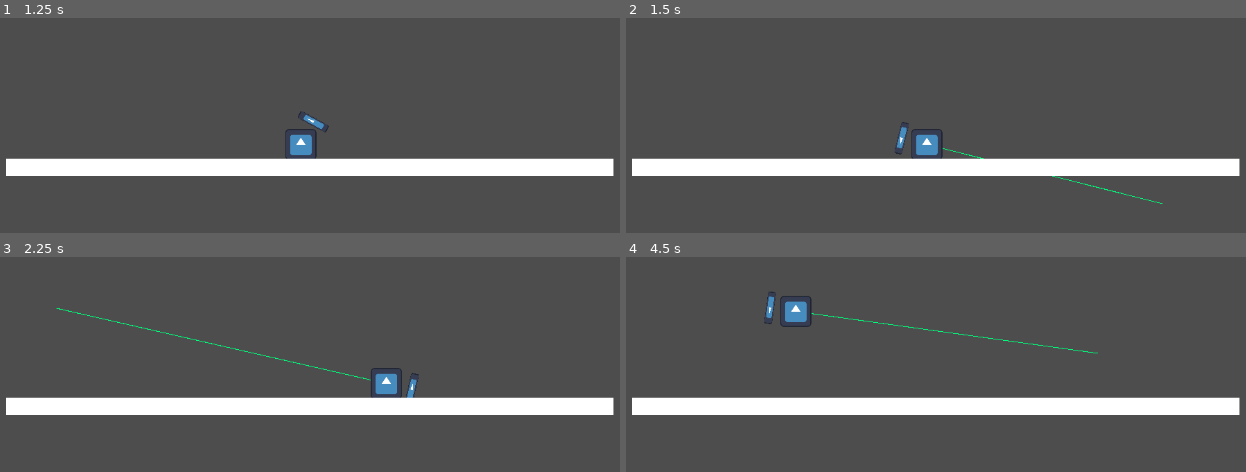
Above: before the commit, frames 1-4 (two rows, left to right).
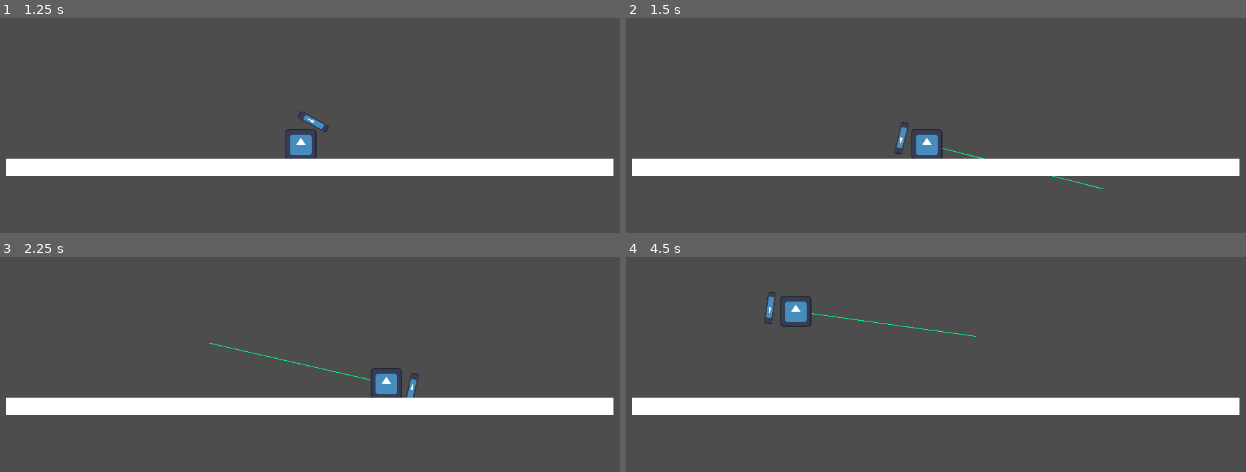
Above: after the commit, the same moments.

Repository: pmarsh-scottlogic/GMTKGameJam2023
Game: Godot game, scene res://Scenes/MainScene.tscn
The game is run twice, just before and just after one commit, with the same random seed, the same clock (stepped at 60 frames per second) and the same inputs. The engine's default icon, where the game draws it, is replaced by a stand-in: a white triangle on a blue panel in a dark square.
Inputs (mouse positions are in pixels of both pictures, inside the frame that each line leads up to):
- Up to frame 1 (1.25 s): move the mouse to (254, 226) at 0.52 s; click (254, 226) at 0.67 s
- Up to frame 2 (1.5 s): tap Enter at 1.25 s; move the mouse to (1159, 202) at 1.27 s; click (1159, 202) at 1.42 s
- Up to frame 3 (2.25 s): move the mouse to (55, 308) at 2.02 s; click (55, 308) at 2.17 s
- Up to frame 4 (4.5 s): move the mouse to (960, 375) at 2.77 s; click (960, 375) at 2.92 s; move the mouse to (799, 263) at 3.52 s; click (799, 263) at 3.67 s; move the mouse to (1097, 353) at 4.27 s; click (1097, 353) at 4.42 s

Frame 1 is identical in both runs. In frame 2, less than 0.1% of the frame differs, in the area x 76-87%, y 79-87%; in frame 3, 0.1%, in the area x 9-34%, y 23-41%; in frame 4, 0.1%.

Commit message:
Update launch logic and add indicator clamp

Diff:
--- a/project/Scripts/Player.gd
+++ b/project/Scripts/Player.gd
@@ -1,7 +1,7 @@
 extends RigidBody2D
 
 # Speed cap for adding force
-var maxForce: float = 1500
+var maxForce: float = 750
 
 # Multiplier for magnitude
 var magnitudeMultiplier: float = 2
@@ -18,9 +18,19 @@
 # Called every frame. 'delta' is the elapsed time since the previous frame.
 func _process(delta):
 	if mouseHeld:
-		line.show()
-		line.points[0] = to_local(self.position)
+		_showLine()
+
+func _showLine():
+	line.show()
+	line.points[0] = to_local(self.position)
+	var magnitude: float = (get_global_mouse_position() - self.position).length()
+	if magnitude > maxForce:
+		var direction: Vector2 = (get_global_mouse_position() - self.position).normalized()
+		line.points[1] = to_local(self.position + (direction * maxForce))
+	else:
 		line.points[1] = to_local(get_global_mouse_position())
+
+
 
 func _addPlayerForce(force: Vector2):
 	apply_impulse(force)
@@ -28,12 +38,13 @@
 func _input(event):
 	if event is InputEventMouseButton and !event.pressed:
 		mouseHeld = false
-		var launch: Vector2 = (get_global_mouse_position() - self.position).normalized()
+		var direction: Vector2 = (get_global_mouse_position() - self.position).normalized()
 		var magnitude: float = (get_global_mouse_position() - self.position).length()
-		magnitude *= magnitudeMultiplier
 		if magnitude > maxForce:
 			magnitude = maxForce
-		_addPlayerForce(launch * magnitude)
+		magnitude *= magnitudeMultiplier
+
+		_addPlayerForce(direction * magnitude)
 		line.hide()
 	elif event is InputEventMouseButton and event.pressed:
 		mouseHeld = true
